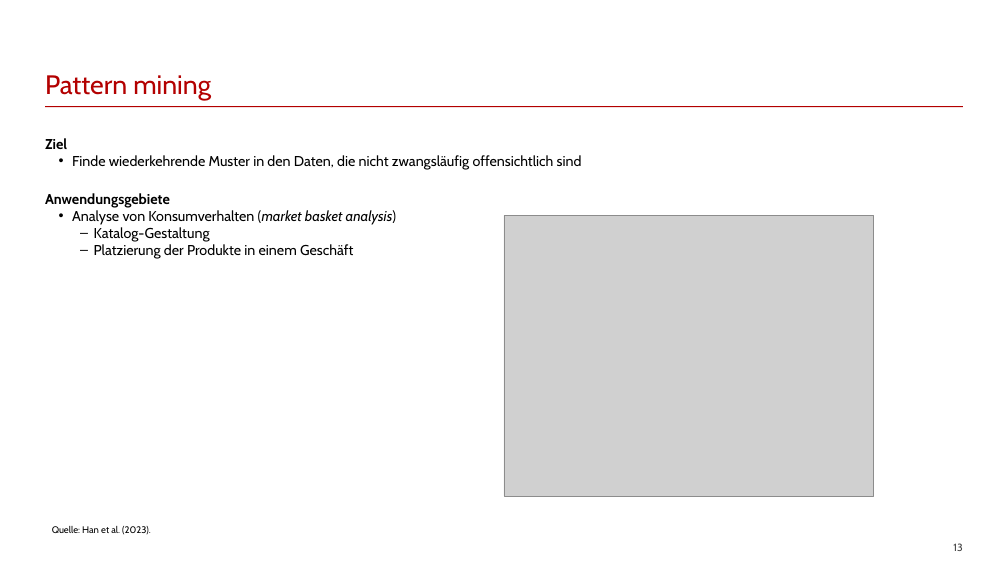
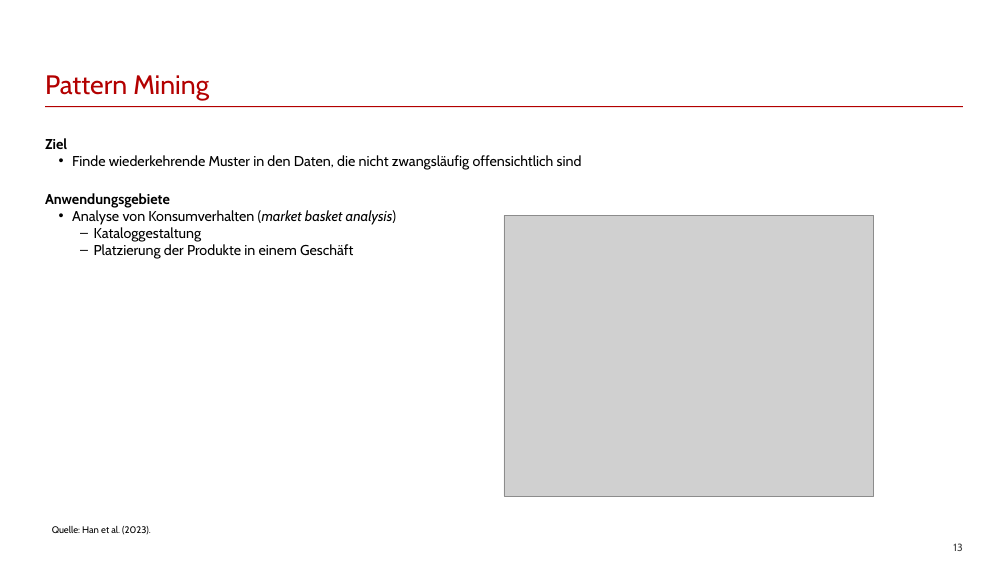
Before and after one commit to franzmohr/intro-data-mining-de, a slide deck: slide 13 of data-mining.odp. Drawn at 1008x567 pixels with LibreOffice and Linux fonts; fonts in the diff are those of the drawing; grey boxes stand for pictures. Boxes give left, top, right and bottom in pixels: in the first picture for what was removed or moved away, otherwise in the second. Text is boxed around its words. In the diff, an @@ line names an element or a change of style, - is before the commit and + after.

```diff
--- a/data-mining.odp
+++ b/data-mining.odp
@@ title at box(45, 75, 209, 100): text changed @@
-Pattern mining
+Pattern Mining
@@ text at box(94, 227, 202, 242): text changed @@
-  – Katalog-Gestaltung
+  – Kataloggestaltung
```
Also in this commit, not shown: 24 other slides changed, 5 slides added, 8 other files.
